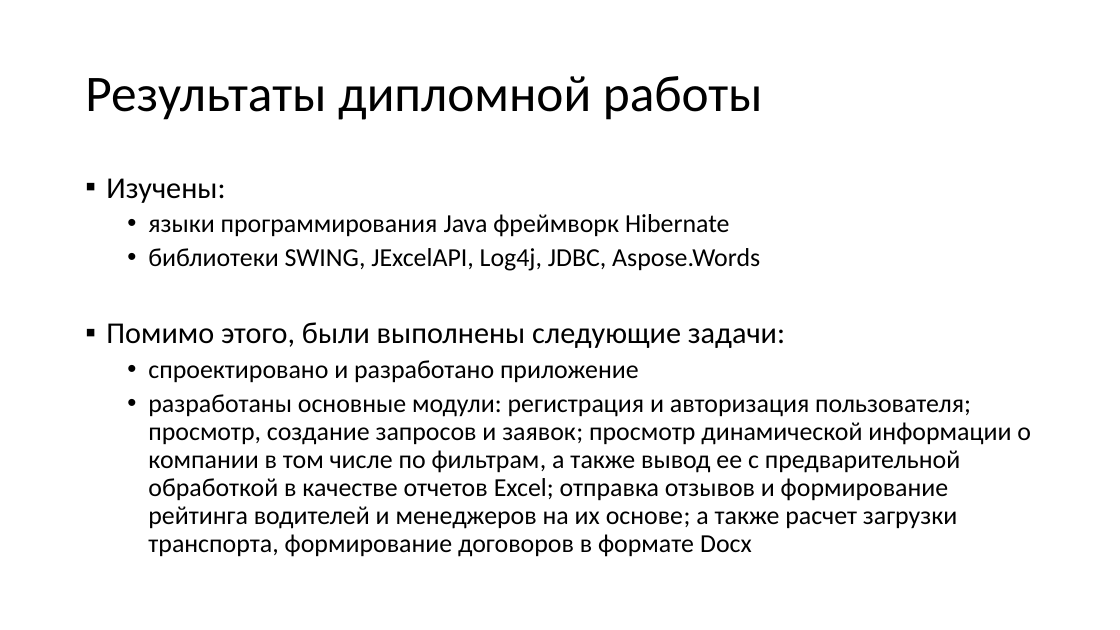
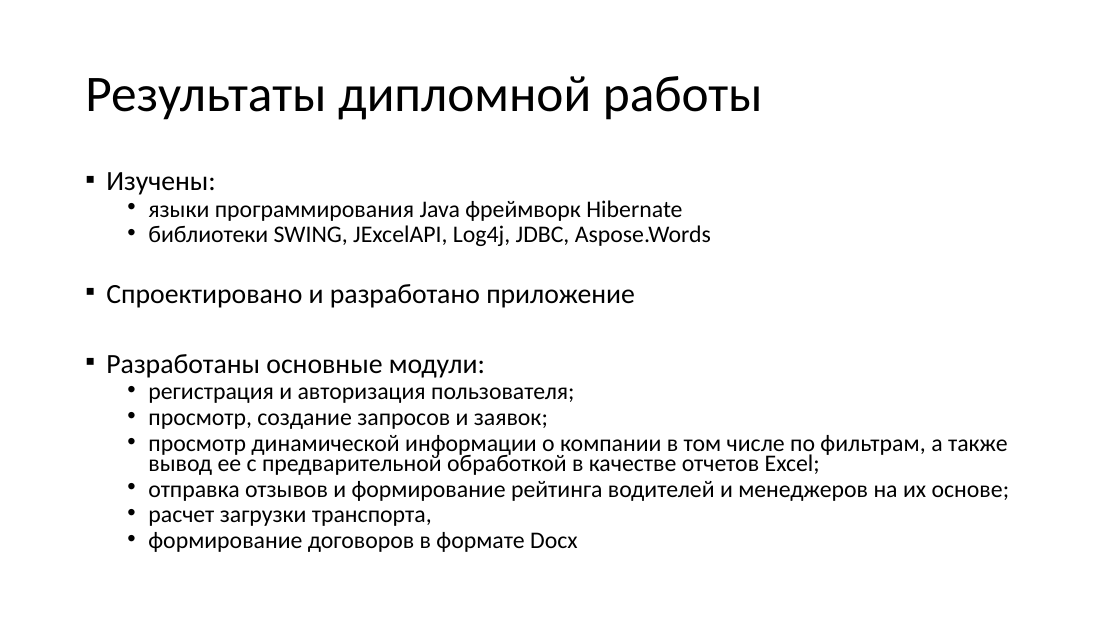
Before and after one commit to gromov-nikita/diplomHUB, a slide deck: slide 18 of diplom v2.0/doc/Презентация.pptx (slide 17 before the commit). Drawn at 1120x630 pixels with LibreOffice and Linux fonts; fonts in the diff are those of the drawing. Boxes give left, top, right and bottom in pixels: in the first picture for what was removed or moved away, otherwise in the second. Text is boxed around its words. In the diff, an @@ line names an element or a change of style, - is before the commit and + after.

```diff
--- a/diplom v2.0/doc/Презентация.pptx
+++ b/diplom v2.0/doc/Презентация.pptx
@@ text at <box>106,172,711,246</box>: size 25.9 to 23.8 pt in "Изучены:"; size 22.2 to 20.4 pt in "языки программирования Java фреймворк Hibernate", "библиотеки SWING, JExcelAPI, Log4j, JDBC, Aspose.Words"; line spacing 0.9 to 0.7 @@
@@ text at <box>106,284,1010,552</box>: text changed; size 22.2 to 20.4 pt @@
-▪ Помимо этого, были выполнены следующие задачи:
-  • спроектировано и разработано приложение
-  • разработаны основные модули: регистрация и авторизация пользователя; просмотр, создание запросов и заявок; просмотр динамической информации о компании в том числе по фильтрам, а также вывод ее с предварительной обработкой в качестве отчетов Excel; отправка отзывов и формирование рейтинга водителей и менеджеров на их основе; а также расчет загрузки транспорта, формирование договоров в формате Docx
+▪ Спроектировано и разработано приложение
+▪ Разработаны основные модули:
+  • регистрация и авторизация пользователя;
+  • просмотр, создание запросов и заявок;
+  • просмотр динамической информации о компании в том числе по фильтрам, а также вывод ее с предварительной обработкой в качестве отчетов Excel;
+  • отправка отзывов и формирование рейтинга водителей и менеджеров на их основе;
+  • расчет загрузки транспорта,
+  • формирование договоров в формате Docx
```
Also in this commit, not shown: 3 other slides changed, 1 slide added, 6 other files.
